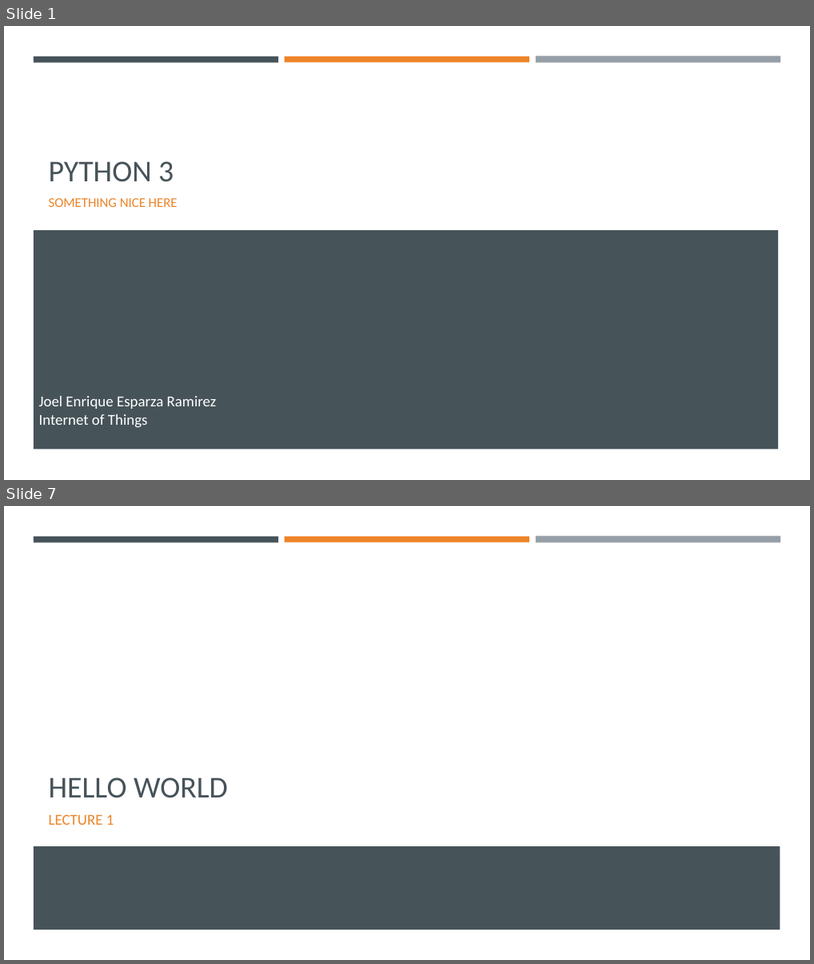
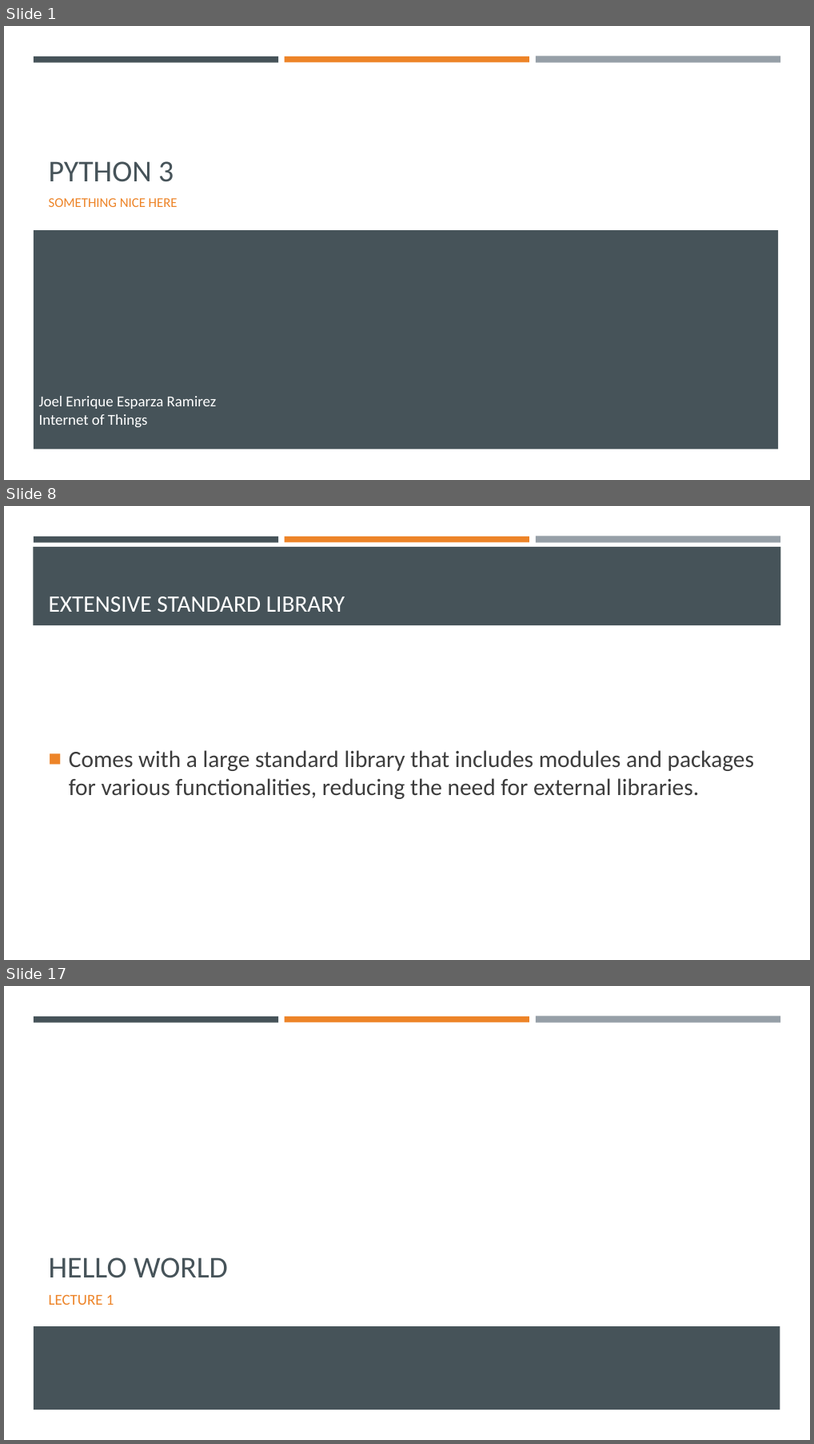
Before and after one commit to Ghost0396/iot, a slide deck: python/Python 3.pptx. Shown one above the other, each under a label of ours: slides 1 and 7 before the commit, slides 1, 8 and 17 after it; the slides between them are not shown. The pictures are 814x964 and 814x1444 pixels, drawn with LibreOffice and Linux fonts; fonts in the diff are those of the drawing. Boxes give left, top, right and bottom in pixels: in the first picture for what was removed or moved away, otherwise in the second. Text is boxed around its words. In the diff, an @@ line names an element or a change of style, - is before the commit and + after.

```diff
--- a/python/Python 3.pptx
+++ b/python/Python 3.pptx
@@ slide 8 added at <box>4,506,810,960</box>, background #FFFFFF; not listed: 3 template elements that a slide beside it also shows @@
@@ rectangle added at <box>33,547,782,625</box>, fill #465359 @@
@@ title added at <box>49,596,345,612</box>, 28 pt, text #FFFFFF @@
+EXTENSIVE STANDARD LIBRARY
@@ text added at <box>69,750,754,799</box>, 28 pt, text #3D3D3D @@
+■ Comes with a large standard library that includes modules and packages for various functionalities, reducing the need for external libraries.
@@ what was slide 7 is now slide 17 @@
```
Also in this commit, not shown: 4 slides changed, 12 other slides added, 3 slides removed, 4 other files.
